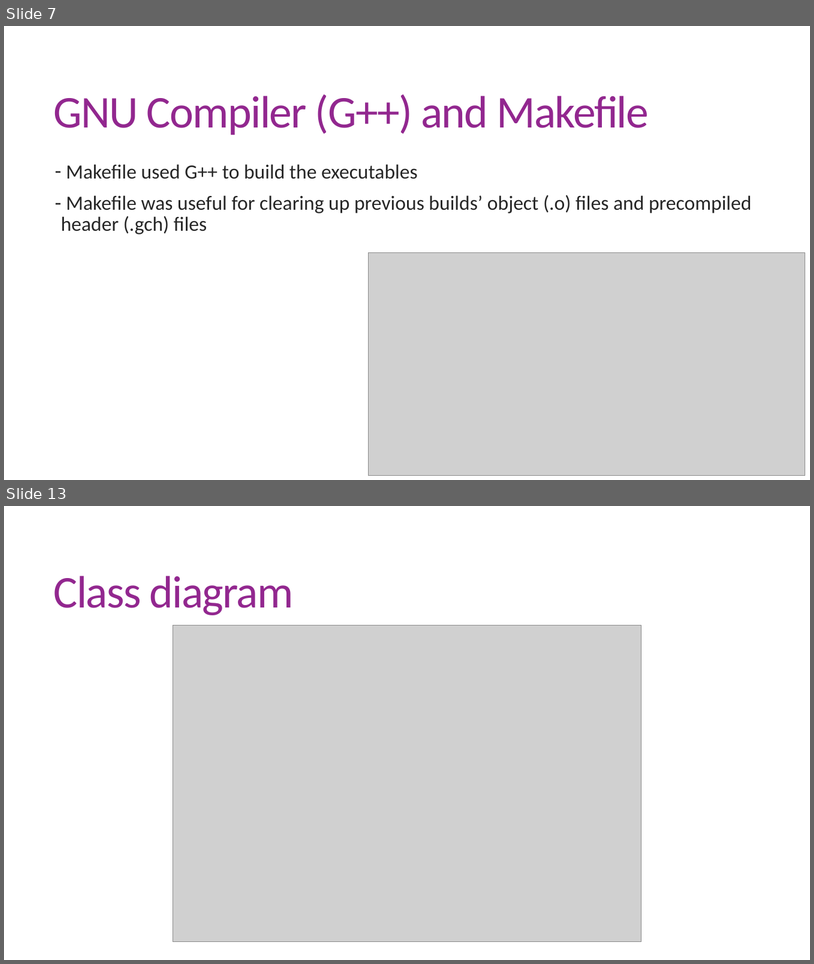
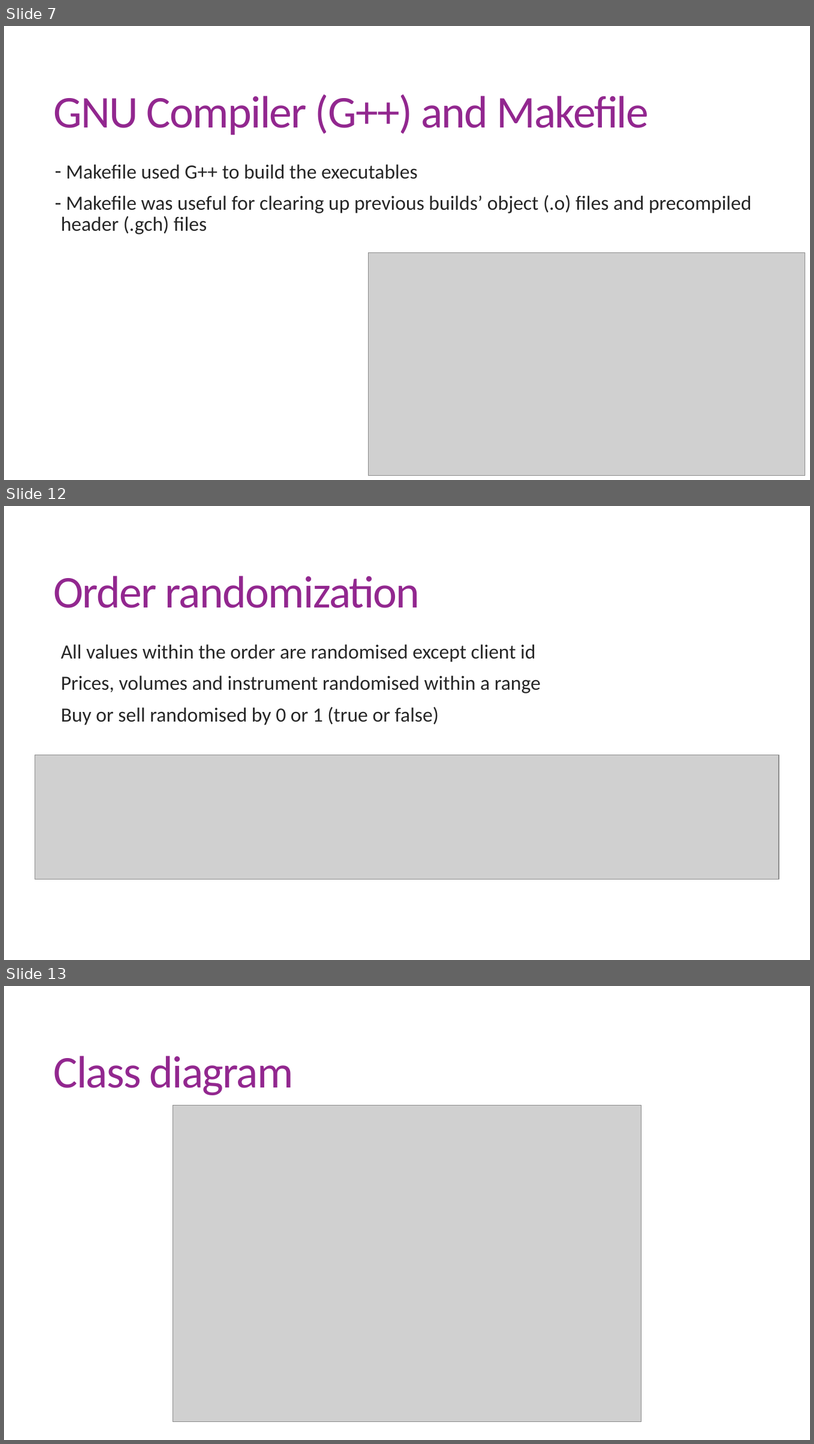
Before and after one commit to RishiChavda/MSTE, a slide deck: MTSE.pptx. Shown one above the other, each under a label of ours: slides 7 and 13 before the commit, slides 7, 12 and 13 after it; the slides between them are not shown. The pictures are 814x964 and 814x1444 pixels, drawn with LibreOffice and Linux fonts; fonts in the diff are those of the drawing; grey boxes stand for pictures. Boxes give left, top, right and bottom in pixels: in the first picture for what was removed or moved away, otherwise in the second. Text is boxed around its words. In the diff, an @@ line names an element or a change of style, - is before the commit and + after.

```diff
--- a/MTSE.pptx
+++ b/MTSE.pptx
@@ slide 12 added at [4,506,810,960], background #FFFFFF @@
@@ title added at [54,576,420,608], 54 pt, text #92278F @@
+Order randomization
@@ text added at [61,644,541,725], 24 pt, text #262626 @@
+  All values within the order are randomised except client id
+  Prices, volumes and instrument randomised within a range
+  Buy or sell randomised by 0 or 1 (true or false)
@@ picture added at [35,754,779,879] @@
```
Also in this commit, not shown: 4 slides changed, 5 other slides added, 1 slide removed.
